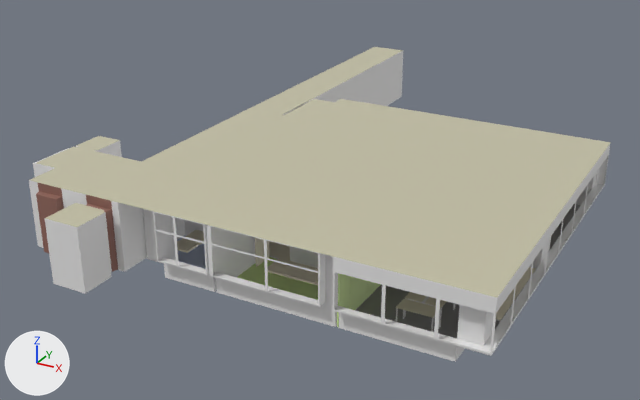
Two versions of the glTF model model/adino.gltf, one commit apart.
The view is the same before and after, from a camera (50 mm lens) standing at (19.1, -18.1, 14.1) and looking at (3.3, 10.5, -0.2). Arrows for +X, +Y and +Z are at lower left; the lights stay in place. Where no turn or scale is listed for an object, it has been applied to the vertices. Vertices at the same position are counted once.

In view in the first picture: '天井', '建物', '建物.003', '立方体.010', '立方体.011', '立方体.012', '立方体.013', '立方体.014'.
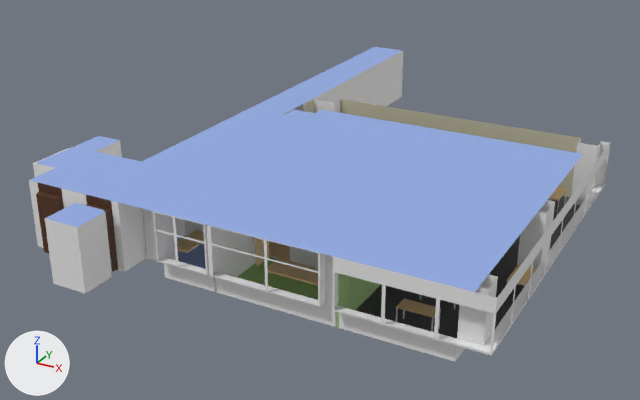
Changed parts and their boxes [x1, y1, x2, y2] in the pictures (640 x 400 px; the box of a moved part takes in the faces that stretch with it):
'天井', recoloured, reshaped (grey to blue)
    before: [30, 47, 611, 297]
    after: [30, 47, 583, 292]
'建物', recoloured
    both: [29, 51, 611, 347]
'立方体.010', recoloured
    both: [267, 258, 318, 285]
'立方体.014', recoloured
    both: [396, 299, 441, 332]
'立方体.012', recoloured
    both: [496, 264, 536, 323]
'立方体.011', recoloured (grey to brown)
    both: [177, 230, 204, 253]
'立方体.013', recoloured, reshaped
    before: [404, 292, 455, 327]
    after: [420, 295, 455, 310]
'建物.003', recoloured (grey to brown)
    both: [255, 238, 270, 267]
'立方体.006', recoloured
    both: [548, 187, 567, 216]
part 1 of me_平面_002, moved or reshaped
    before: [146, 99, 611, 297]
    after: [146, 110, 583, 292]
part 2 of me_立方体_012, deleted
    before: [496, 283, 525, 323]
part 3 of me_立方体_013, deleted
    before: [404, 292, 455, 327]

The edits, one by one:
Material 'マテリアル' (mat_マテリアル) changes colour from blue #c2cde7 to blue #94ade7; in linear values from (0.54, 0.613, 0.8) to (0.297, 0.418, 0.8).
Material 'マテリアル.001' (mat_マテリアル_001) changes colour from green #d0e99a to green #9ac470; in linear values from (0.632, 0.814, 0.322) to (0.322, 0.549, 0.162).
Material 'マテリアル.002' (mat_マテリアル_002) changes colour from white #e7e0c9 to beige #e7c68d; in linear values from (0.8, 0.742, 0.582) to (0.8, 0.566, 0.267).
Material 'マテリアル.004' (mat_マテリアル_004) changes colour from grey #9b9b9b to dark grey #4c4c4c; in linear values from (0.326, 0.326, 0.326) to (0.0732, 0.0732, 0.0732).
Material 'マテリアル.005' (mat_マテリアル_005) changes colour from brown #90665b to brown #502f1a; in linear values from (0.281, 0.134, 0.105) to (0.08, 0.0286, 0.0104).
me_平面_002 has 38 vertices, 34 faces and spans x -10.9..6.6, y -7.4..16.9, z 2.3..2.5.
me_平面_002 is used by ob_天井; location (6.84, 7.23, 0.09).
Before the commit, vertices of me_平面_002: 2 (-6.0, 7.2, 2.5) at pixel (314, 98), 3 (-5.0, 7.8, 2.5) at pixel (340, 98), 4 (-5.0, 7.2, 2.5) at pixel (334, 102).
me_平面_002 no longer uses material mat_マテリアル_007 (light grey #c5c1a7).
Part 1, on me_平面_002:
Vertices 2, 3, 4 of me_平面_002 move by (0.0, -1.7, 0.0).
Vertex 0 of me_平面_002 moves from (6.6, 7.8, 2.5) at pixel (610, 142) to (6.0, 6.0, 2.5) at pixel (583, 153).
Vertex 1 of me_平面_002 moves from (6.6, -5.6, 2.5) at pixel (497, 297) to (6.0, -5.6, 2.5) at pixel (474, 292).
me_平面_002 now uses material mat_マテリアル (blue #94ade7).
me_立方体_012 is used by ob_立方体_012; location (13.03, 6.5, 0.08).
me_立方体_012 had 288 vertices, 528 faces and spanned x -0.59..0.0, y -2.97..0.59, z 0.02..0.72.
me_立方体_012 now has 96 vertices, 176 faces and spans x -0.59..0.0, y -0.59..0.59, z 0.02..0.72.
me_立方体_012 part 2: 8 loose pieces with 192 vertices, spanning x -0.59..0.0, y -2.97..-0.6, z 0.02..0.72, are deleted.
me_立方体_013 is used by ob_立方体_013; location (10.71, 5.16, 0.08).
me_立方体_013 had 288 vertices, 536 faces and spanned x -0.59..0.59, y -1.78..0.59, z 0.02..0.72.
me_立方体_013 now has 144 vertices, 268 faces and spans x -0.59..0.59, y -0.59..0.59, z 0.02..0.72.
me_立方体_013 part 3: 6 loose pieces with 144 vertices, spanning x -0.59..0.59, y -1.78..-0.6, z 0.02..0.72, are deleted.
